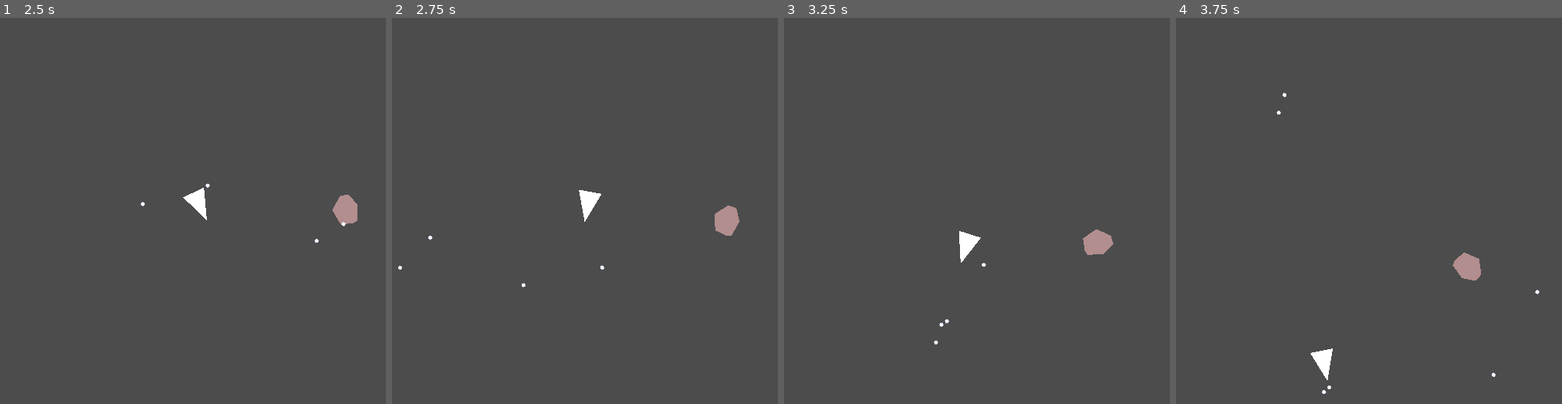
Above: before the commit, frames 1-4 (left to right).
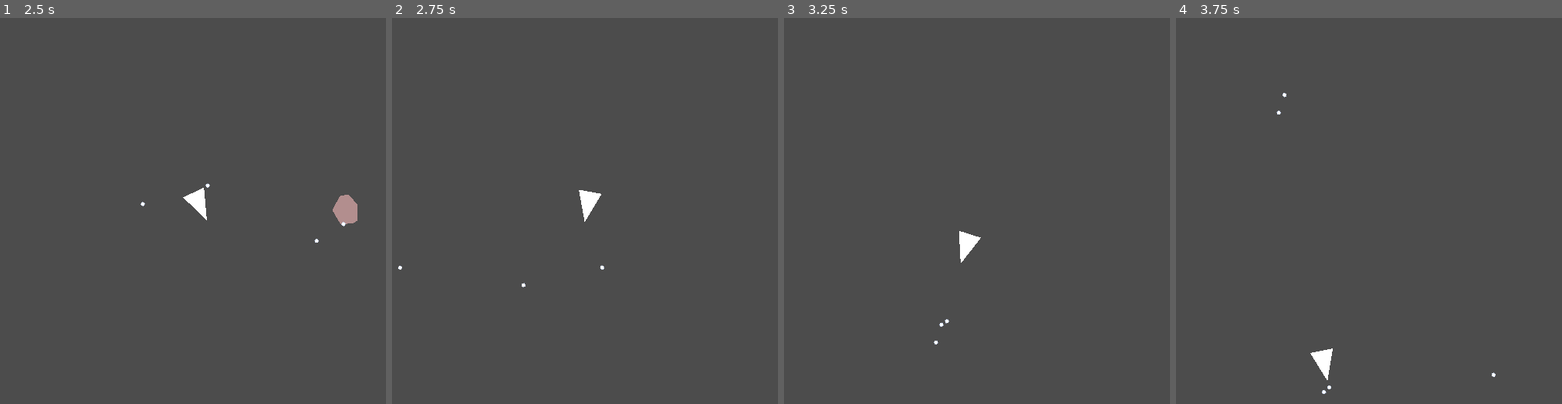
Above: after the commit, the same moments.

Repository: leddkire/godot-asteroids
Game: Godot game, scene res://Main.tscn
The game is run twice, just before and just after one commit, with the same random seed, the same clock (stepped at 60 frames per second) and the same inputs.
Inputs (mouse positions are in pixels of both pictures, inside the frame that each line leads up to):
- Up to frame 1 (2.5 s): move the mouse to (277, 191) at 0.52 s; hold Right (move_right) 0.53-1.28 s; tap Space (shoot_projectile) at 0.6, 1.35, 2.1 s; click (277, 191) at 0.67 s; move the mouse to (115, 230) at 1.27 s; hold Left (move_left) 1.28-2.03 s; move the mouse to (231, 126) at 2.02 s; hold Right (move_right) from 2.03 s (still down)
- Up to frame 2 (2.75 s): keep holding Right (move_right)
- Up to frame 3 (3.25 s): move the mouse to (957, 288) at 2.77 s; release Right (move_right) at 2.78 s; hold Up (move_up) from 2.78 s (still down); tap Space (shoot_projectile) at 2.85 s; click (957, 288) at 2.92 s
- Up to frame 4 (3.75 s): move the mouse to (1484, 268) at 3.52 s; release Up (move_up) at 3.53 s; hold Left (move_left) from 3.53 s (still down); tap Space (shoot_projectile) at 3.6 s

Frame 1 is identical in both runs. In frame 2, 0.4% of the frame differs, in the area x 9-90%, y 48-58%; in frame 3, 0.4%; in frame 4, 0.4%.

Commit message:
Add rule between bullets and asteroids

Diff:
--- a/asteroids/Asteroid.gd
+++ b/asteroids/Asteroid.gd
@@ -1,4 +1,5 @@
 extends RigidBody2D
+class_name Asteroid
 
 var screen_id
 
@@ -17,3 +18,13 @@
 func _integrate_forces(state):
     # Empty because we want the body to stop moving.
     pass
+
+func pulverize():
+    queue_free()
+
+func can_be_split() -> bool:
+    return false
+
+func split():
+    queue_free()
+    return []
--- a/project.godot
+++ b/project.godot
@@ -9,6 +9,16 @@
 config_version=4
 
 _global_script_classes=[ {
+"base": "RigidBody2D",
+"class": "Asteroid",
+"language": "GDScript",
+"path": "res://asteroids/Asteroid.gd"
+}, {
+"base": "Node",
+"class": "BulletsWithAsteroidsRule",
+"language": "GDScript",
+"path": "res://rules/collision/BulletsWithAsteroidsRule.gd"
+}, {
 "base": "Area2D",
 "class": "Edge",
 "language": "GDScript",
@@ -25,6 +35,8 @@
 "path": "res://ScreenWrapController/ScreenWrapController.gd"
 } ]
 _global_script_class_icons={
+"Asteroid": "",
+"BulletsWithAsteroidsRule": "",
 "Edge": "",
 "EntityScreenWrapRule": "",
 "ScreenWrapController": ""
--- a/projectiles/pellet/pellet.gd
+++ b/projectiles/pellet/pellet.gd
@@ -1,6 +1,8 @@
 extends Area2D
 
 export var speed : int = 10
+
+onready var bullet_with_asteroids_rule : BulletsWithAsteroidsRule = load("res://rules/collision/BulletsWithAsteroidsRule.gd").new()
 
 func _ready():
     set_physics_process(true)
@@ -8,6 +10,13 @@
 func _physics_process(delta):
     position = position - (Vector2(1, 1).rotated(self.rotation) * speed)
 
-
 func _on_Timer_timeout():
     self.queue_free()
+
+func pulverize():
+    queue_free()
+
+func _on_pellet_body_entered(body : Asteroid):
+    if not body:
+        return
+    bullet_with_asteroids_rule.apply_rule(self,body)
--- a/projectiles/pellet/pellet.tscn
+++ b/projectiles/pellet/pellet.tscn
@@ -21,4 +21,5 @@
 
 [node name="CollisionShape2D" type="CollisionShape2D" parent="."]
 shape = SubResource( 1 )
+[connection signal="body_entered" from="." to="." method="_on_pellet_body_entered"]
 [connection signal="timeout" from="Timer" to="." method="_on_Timer_timeout"]
--- /dev/null
+++ b/rules/collision/BulletsWithAsteroidsRule.gd
@@ -0,0 +1,12 @@
+extends Node
+class_name BulletsWithAsteroidsRule
+
+func _ready():
+    pass
+
+func apply_rule(bullet, asteroid):
+    if asteroid.can_be_split():
+        asteroid.split()
+    else:
+        asteroid.pulverize()
+    bullet.pulverize()
